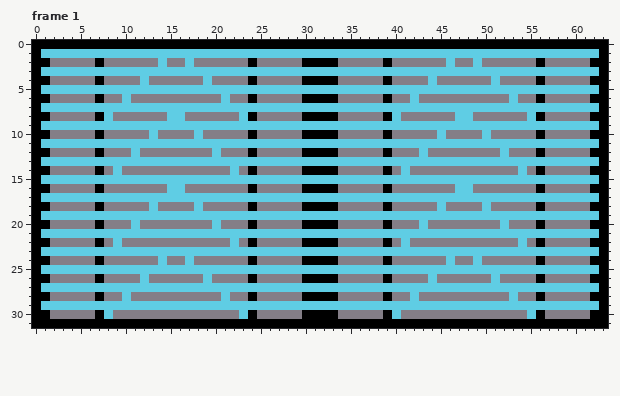
Pixel-art file -- Assets/Assets-Nexus Factory/Estructuras/Transport/lvl1/asesprite/Transport_combination_lvl1.aseprite. Above, as it was before the edit.
64x32 pixels, 1 frame. Shown: frame 1. The commit also changed other frames, which this record leaves out.
New version:
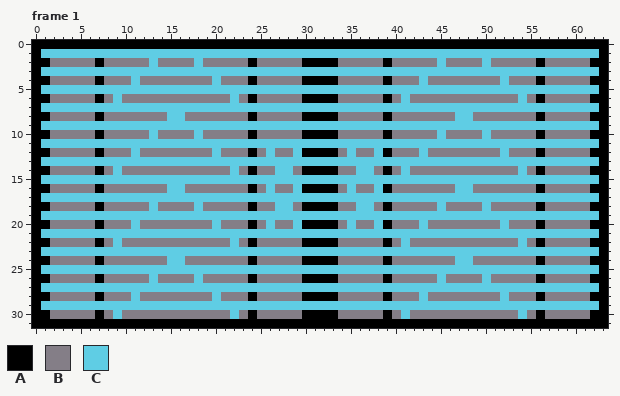
Palette (. is transparent): A #000000  B #847e87  C #5fcde4
Difference:
Frame 1:
y 2: x 13..14 BC -> CB; x 17..18 CB -> BC; x 45..46 BC -> CB; x 49..50 CB -> BC
y 4: x 11..12 BC -> CB; x 19..20 CB -> BC; x 43..44 BC -> CB; x 51..52 CB -> BC
y 6: x 9..10 BC -> CB; x 21..22 CB -> BC; x 41..42 BC -> CB; x 53..54 CB -> BC
y 8: x 8 C -> B; x 23 C -> B; x 40 C -> B; x 55 C -> B
y 12: x 26 B -> C; x 29 B -> C; x 35 B -> C; x 38 B -> C
y 14: x 27..28 BB -> CC; x 36..37 BB -> CC
y 16: x 26 B -> C; x 29 B -> C; x 35 B -> C; x 38 B -> C
y 18: x 27..28 BB -> CC; x 36..37 BB -> CC
y 20: x 26 B -> C; x 29 B -> C; x 35 B -> C; x 38 B -> C
y 24: x 14..17 CBBC -> BCCB; x 46..49 CBBC -> BCCB
y 26: x 12..13 CB -> BC; x 18..19 BC -> CB; x 44..45 CB -> BC; x 50..51 BC -> CB
y 28: x 10..11 CB -> BC; x 20..21 BC -> CB; x 42..43 CB -> BC; x 52..53 BC -> CB
y 30: x 8..9 CB -> BC; x 22..23 BC -> CB; x 40..41 CB -> BC; x 54..55 BC -> CB
Pixel boxes of the changes (left, top, right, bottom) in both pictures:
changed: (104, 58, 248, 121)
changed: (392, 58, 536, 121)
changed: (266, 148, 302, 229)
changed: (347, 148, 383, 229)
changed: (104, 256, 248, 319)
changed: (392, 256, 536, 319)
